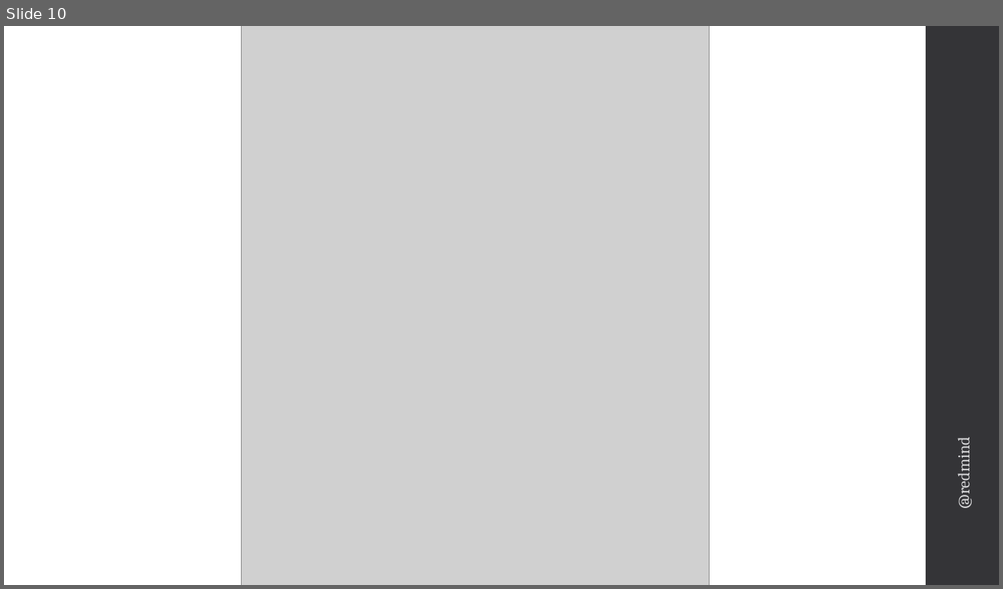
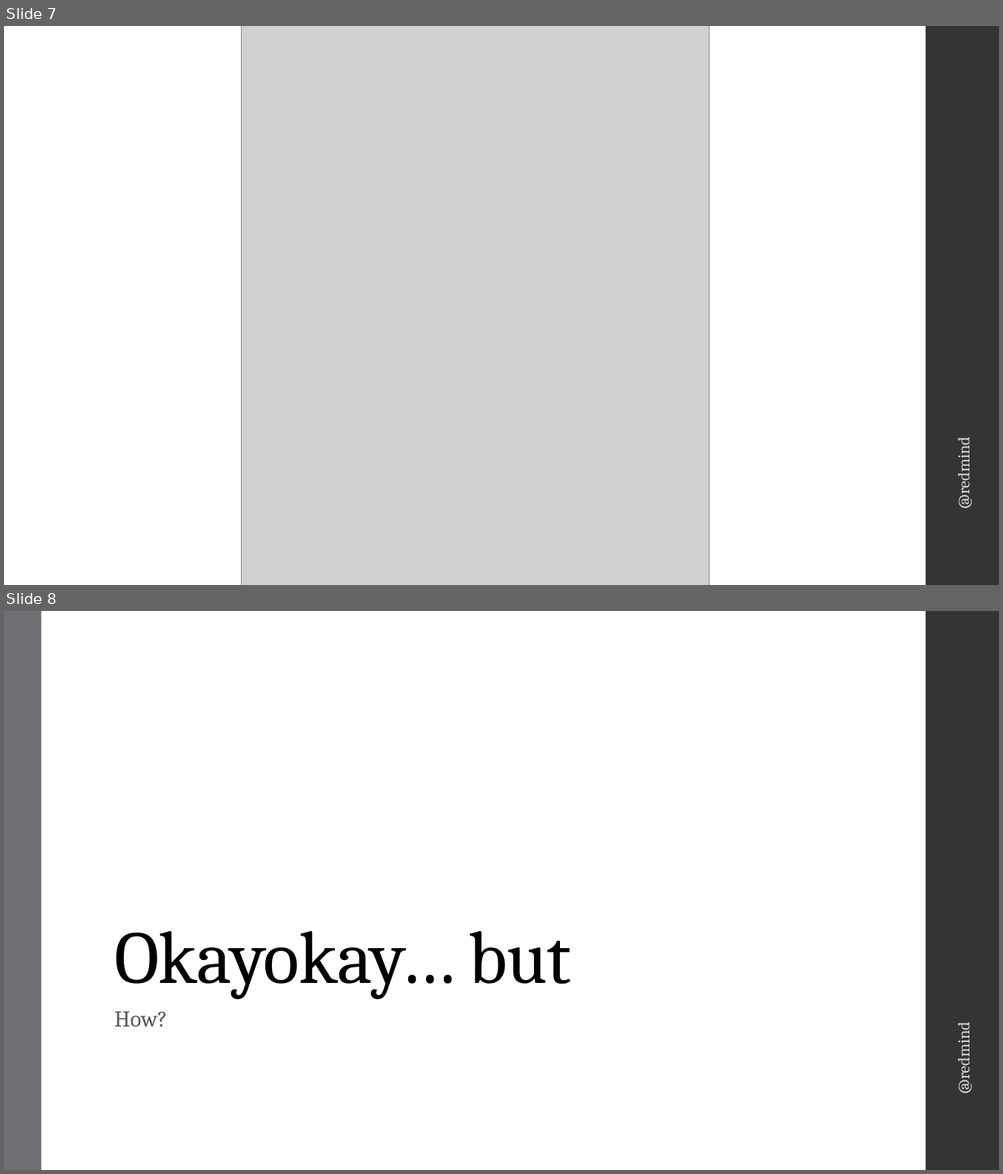
Before and after one commit to jharley/terraform-intro, a slide deck: slides/Intro to Terraform.pptx. Shown one above the other, each under a label of ours: slide 10 before the commit, slides 7 and 8 after it. The pictures are 1003x589 and 1003x1174 pixels, drawn with LibreOffice and Linux fonts; fonts in the diff are those of the drawing; grey boxes stand for pictures. Boxes give left, top, right and bottom in pixels: in the first picture for what was removed or moved away, otherwise in the second. Text is boxed around its words. In the diff, an @@ line names an element or a change of style, - is before the commit and + after.

```diff
--- a/slides/Intro to Terraform.pptx
+++ b/slides/Intro to Terraform.pptx
@@ slide 8 added at box(4, 611, 999, 1170), background #FFFFFF; not listed: 1 template element that a slide beside it also shows @@
@@ rectangle added at box(4, 611, 41, 1170), fill #6F6F74 @@
@@ title added at box(114, 931, 572, 999), 72 pt, text #000000 @@
+Okayokay… but
@@ text added at box(114, 1011, 168, 1027), 22 pt, text #595959 @@
+How?
@@ text added at box(952, 1028, 973, 1092), 16 pt, text #D9D9DB @@
+@redmind
@@ what was slide 10 is now slide 7 @@
```
Also in this commit, not shown: 1 slide changed, 5 other slides added, 1 other file.
